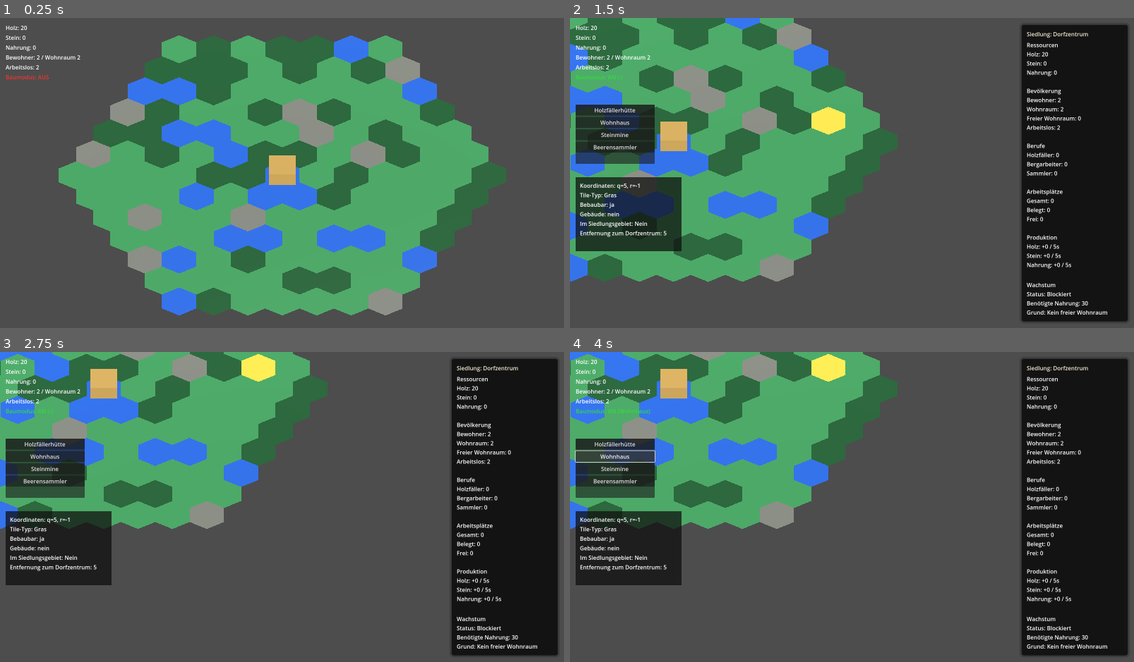
Above: before the commit, frames 1-4 (two rows, left to right).
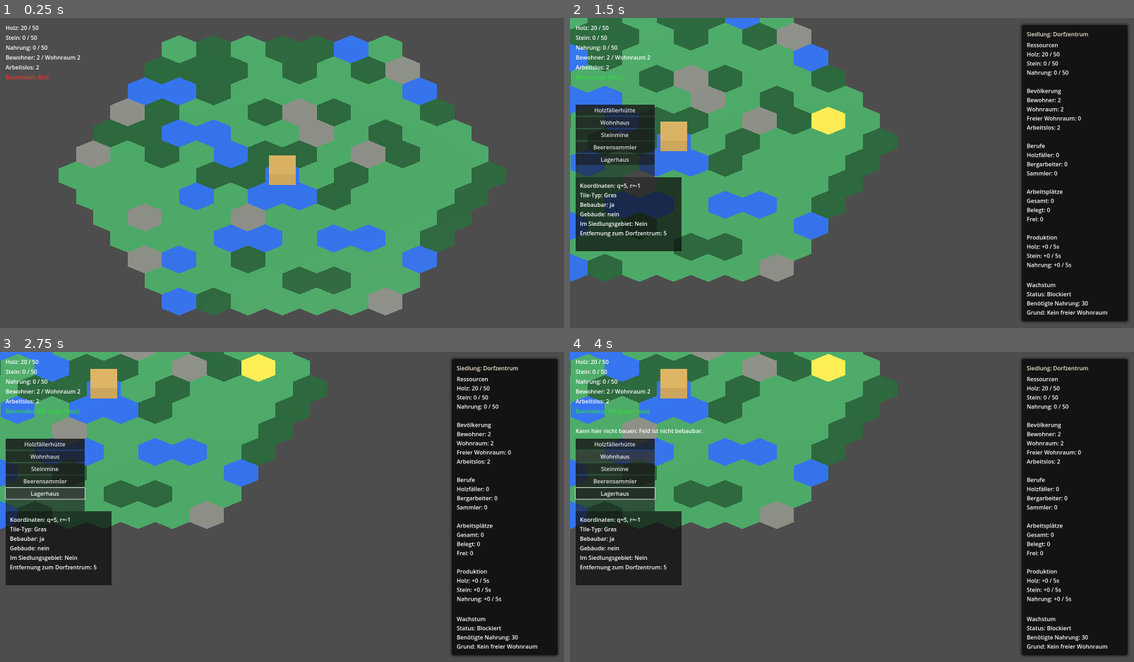
Above: after the commit, the same moments.

Repository: Ranu4922/CodexGame
Game: Godot game, scene res://scenes/Main.tscn
Two runs of this game, one before a commit and one after it. Both use one fixed random seed, a clock stepped at 60 frames per second and the inputs below.
Inputs (mouse positions are in pixels of both pictures, inside the frame that each line leads up to):
- Up to frame 1 (0.25 s): no input
- Up to frame 2 (1.5 s): tap Enter at 0.5 s; move the mouse to (976, 160) at 0.52 s; hold D 0.53-1.28 s; tap I at 0.6 s; click (976, 160) at 0.67 s; move the mouse to (739, 191) at 1.27 s; hold S from 1.28 s (still down); tap B at 1.35 s
- Up to frame 3 (2.75 s): release S at 2 s; click (45, 494) at 2 s, where only the run after the commit has a clickable "Lagerhaus"
- Up to frame 4 (4 s): click "Holzfällerhütte" at 2.75 s; click "Wohnhaus" at 3.5 s

The runs differ from the first frame. In frame 1, less than 0.1% of the frame differs, in the area x 4-9%, y 2-11%; in frame 2, 1.1%; in frame 3, 0.8%; in frame 4, 1.5%, in the area x 0-89%, y 2-52%.

Commit message:
Wire storage controller and warehouse menu

Diff:
--- a/scenes/GameWorld.tscn
+++ b/scenes/GameWorld.tscn
@@ -1,10 +1,11 @@
-[gd_scene load_steps=6 format=3 uid="uid://d2mvphexworld"]
+[gd_scene load_steps=7 format=3 uid="uid://d2mvphexworld"]
 
 [ext_resource type="Script" path="res://scripts/game_world.gd" id="1_world_script"]
 [ext_resource type="Script" path="res://scripts/hex_grid.gd" id="2_hex_grid_script"]
 [ext_resource type="Script" path="res://scripts/camera_controller.gd" id="3_camera_script"]
 [ext_resource type="Script" path="res://scripts/population_growth.gd" id="4_population_growth_script"]
 [ext_resource type="Script" path="res://scripts/settlement_growth_info.gd" id="5_growth_info_script"]
+[ext_resource type="Script" path="res://scripts/storage_controller.gd" id="6_storage_controller_script"]
 
 [node name="GameWorld" type="Node3D"]
 script = ExtResource("1_world_script")
@@ -14,6 +15,9 @@
 
 [node name="PopulationGrowth" type="Node" parent="."]
 script = ExtResource("4_population_growth_script")
+
+[node name="StorageController" type="Node" parent="."]
+script = ExtResource("6_storage_controller_script")
 
 [node name="CameraRig" type="Node3D" parent="."]
 script = ExtResource("3_camera_script")
@@ -35,21 +39,21 @@
 offset_top = 16.0
 offset_right = 440.0
 offset_bottom = 48.0
-text = "Holz: 20"
+text = "Holz: 20 / 50"
 
 [node name="StoneLabel" type="Label" parent="CanvasLayer"]
 offset_left = 16.0
 offset_top = 44.0
 offset_right = 440.0
 offset_bottom = 76.0
-text = "Stein: 0"
+text = "Stein: 0 / 50"
 
 [node name="FoodLabel" type="Label" parent="CanvasLayer"]
 offset_left = 16.0
 offset_top = 72.0
 offset_right = 440.0
 offset_bottom = 104.0
-text = "Nahrung: 0"
+text = "Nahrung: 0 / 50"
 
 [node name="PopulationLabel" type="Label" parent="CanvasLayer"]
 offset_left = 16.0
@@ -92,13 +96,13 @@
 offset_left = 16.0
 offset_top = 246.0
 offset_right = 240.0
-offset_bottom = 414.0
+offset_bottom = 452.0
 
 [node name="VBoxContainer" type="VBoxContainer" parent="CanvasLayer/BuildMenu"]
 offset_left = 7.0
 offset_top = 7.0
 offset_right = 217.0
-offset_bottom = 161.0
+offset_bottom = 199.0
 
 [node name="LumberjackButton" type="Button" parent="CanvasLayer/BuildMenu/VBoxContainer"]
 layout_mode = 2
@@ -115,6 +119,10 @@
 [node name="BerryGathererButton" type="Button" parent="CanvasLayer/BuildMenu/VBoxContainer"]
 layout_mode = 2
 text = "Beerensammler"
+
+[node name="WarehouseButton" type="Button" parent="CanvasLayer/BuildMenu/VBoxContainer"]
+layout_mode = 2
+text = "Lagerhaus"
 
 [node name="SettlementWindow" type="PanelContainer" parent="CanvasLayer"]
 visible = false
